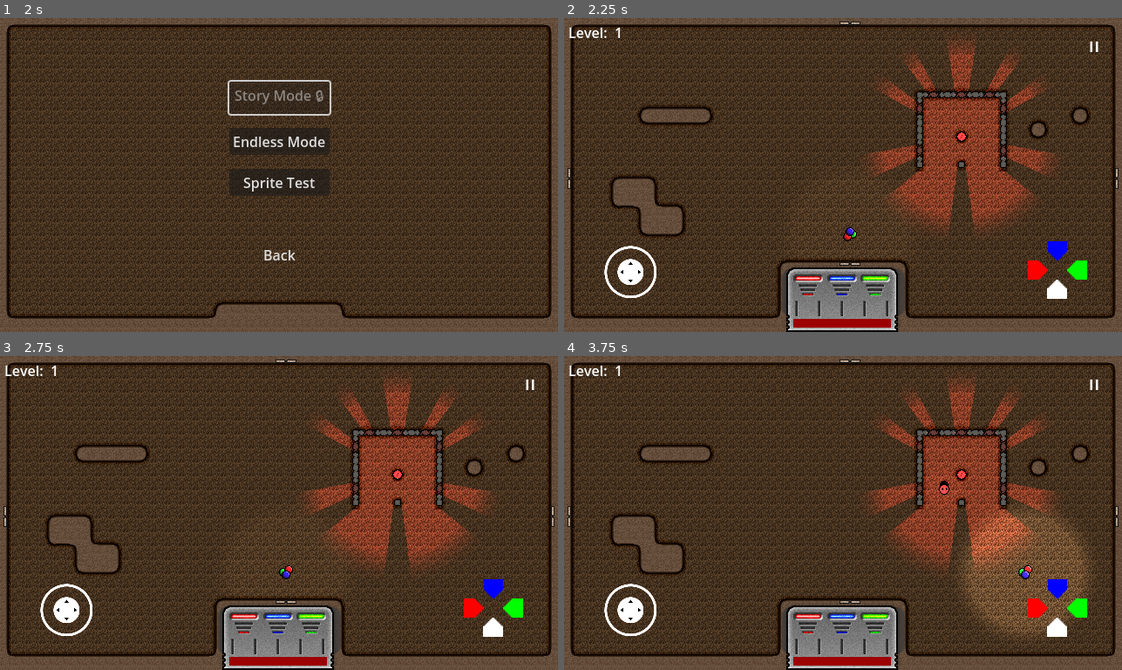
Above: before the commit, frames 1-4 (two rows, left to right).
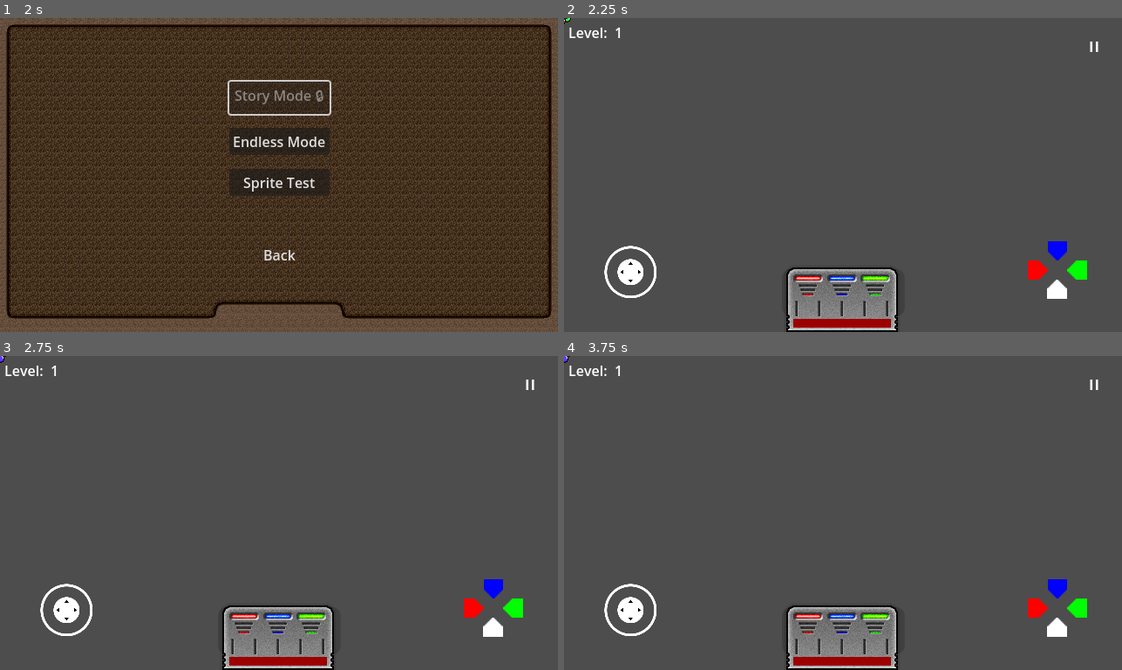
Above: after the commit, the same moments.

Repository: Degenerate-Games/shadows-below
Game: Godot game, scene res://scenes/menus/main_menu.tscn
The game is run twice, just before and just after one commit, with the same random seed, the same clock (stepped at 60 frames per second) and the same inputs. Sound files missing from this copy of the repository are replaced by a short silence.
Inputs (mouse positions are in pixels of both pictures, inside the frame that each line leads up to):
- Up to frame 1 (2 s): click (279, 206) at 0.5 s; click (279, 206) at 1.25 s
- Up to frame 2 (2.25 s): click "Endless Mode" at 2 s
- Up to frame 3 (2.75 s): no input
- Up to frame 4 (3.75 s): tap Enter at 2.75 s; move the mouse to (965, 497) at 2.77 s; hold D (move_right) 2.78-3.5 s; tap B (bake) at 2.85 s; click (965, 497) at 2.92 s; drag from (731, 528) to (988, 572) at 3.52 s

Frame 1 is identical in both runs. In frame 2, 87% of the frame differs, in the area x 0-100%, y 0-100%; in frame 3, 87%; in frame 4, 87%.
Error after the commit: Parse Error: Cannot find member "COLLECTIBLE_TYPE" in base "Global". (res://scripts/enemies/enemy.gd:74)

Commit message:
Remove COLLECTIBLE_TYPE from global script

Diff:
--- a/scripts/util/global.gd
+++ b/scripts/util/global.gd
@@ -1,13 +1,6 @@
 extends Resource
 
 class_name Global
-
-enum COLLECTIBLE_TYPE {
-	SHADOW,
-	HEALTH,
-	AURA,
-	POWERUP
-}
 
 static func get_first_child_in_group(parent: Node, group: String) -> Node:
 	for child in parent.get_children():
